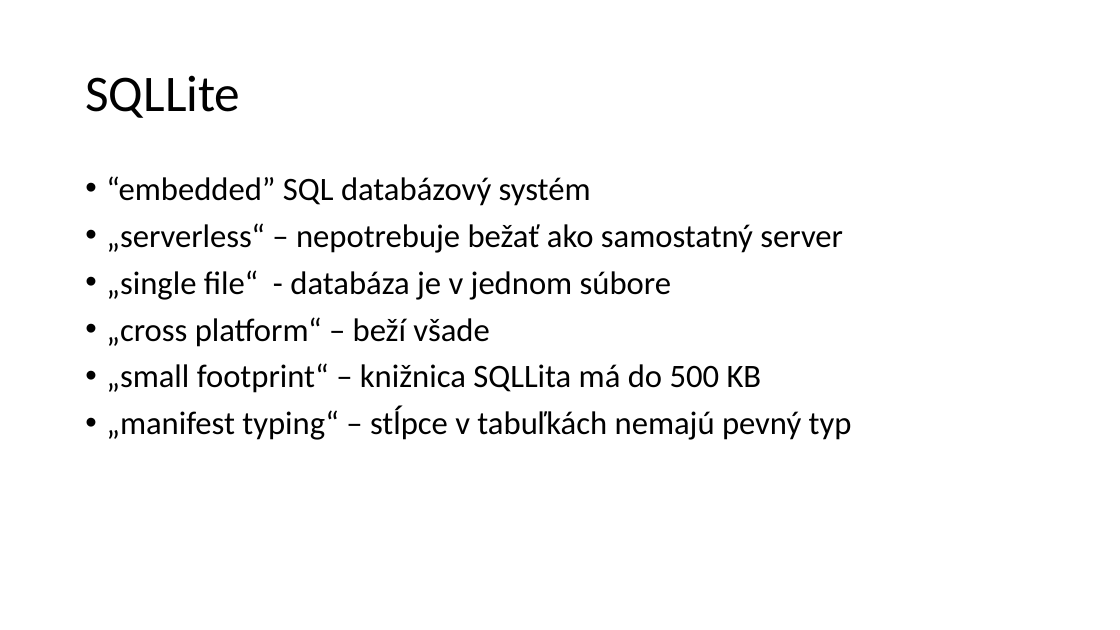
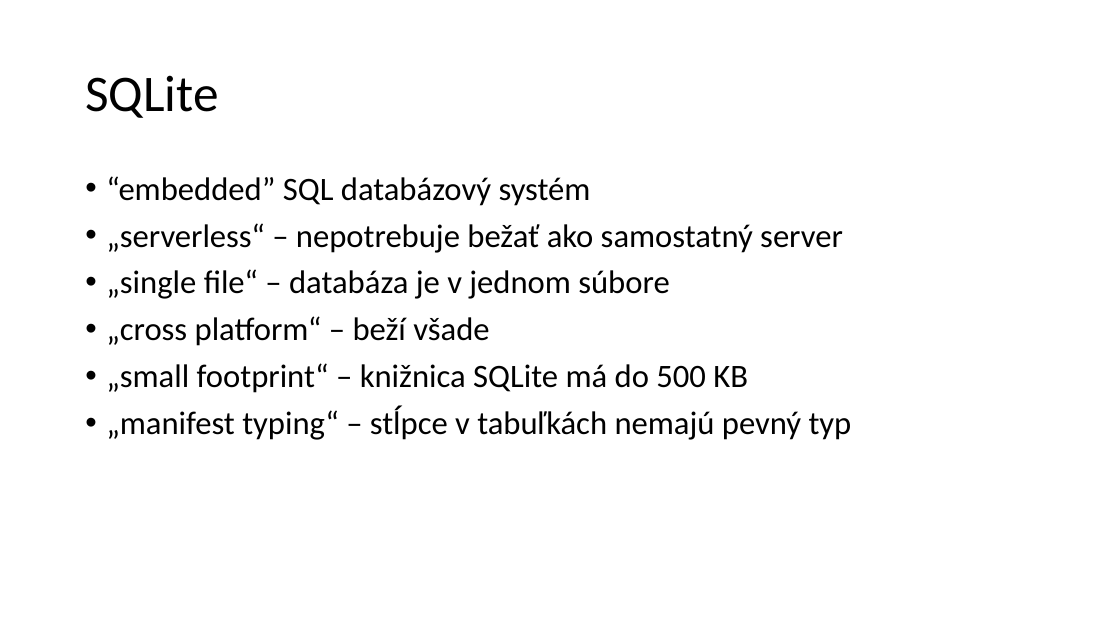
Before and after one commit to janmazak/db_praktikum, a slide deck: slide 2 of materialy/10/sqlite.pptx. Drawn at 1120x630 pixels with LibreOffice and Linux fonts; fonts in the diff are those of the drawing. Boxes give left, top, right and bottom in pixels: in the first picture for what was removed or moved away, otherwise in the second. Text is boxed around its words. In the diff, an @@ line names an element or a change of style, - is before the commit and + after.

```diff
--- a/materialy/10/sqlite.pptx
+++ b/materialy/10/sqlite.pptx
@@ text at (x1=85, y1=75, x2=219, y2=118): text changed @@
-SQLLite
+SQLite
@@ text at (x1=106, y1=269, x2=669, y2=299): text changed @@
-• „single file“ - databáza je v jednom súbore
+• „single file“ – databáza je v jednom súbore
@@ text at (x1=106, y1=363, x2=748, y2=393): text changed @@
-• „small footprint“ – knižnica SQLLita má do 500 KB
+• „small footprint“ – knižnica SQLite má do 500 KB
```
Also in this commit, not shown: 3 other slides changed, 1 slide added, 2 slides removed, 6 other files.
